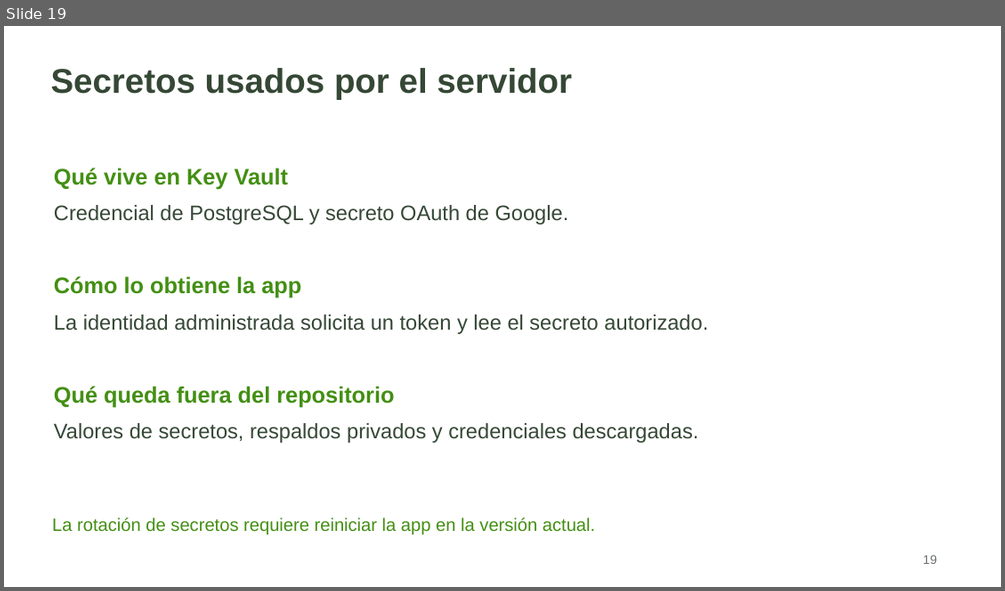
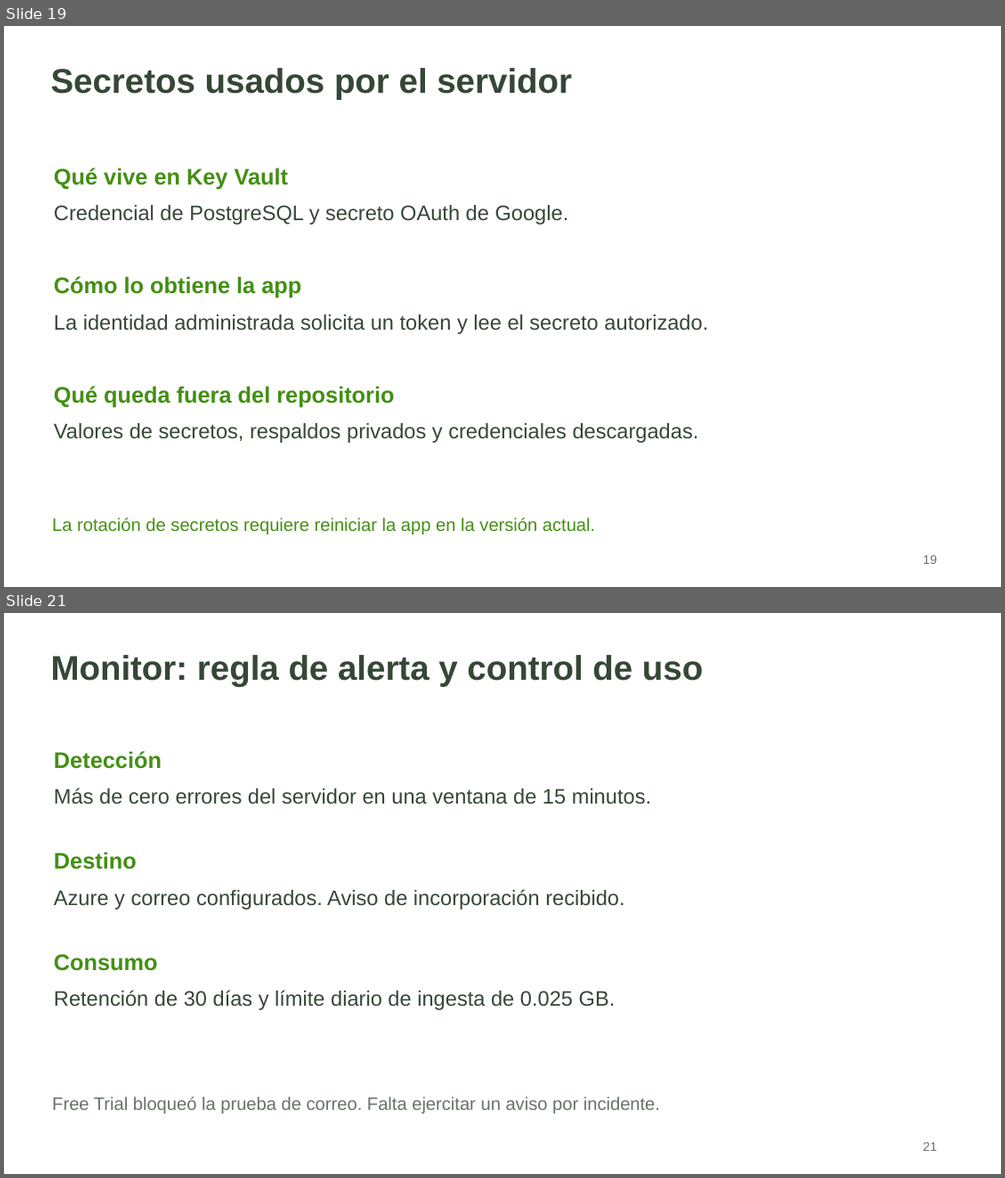
Before and after one commit to lizardoenm12/semilla-cloud, a slide deck: docs/presentaciones/Asistente_Negocios_Arquitectura_y_Defensa.pptx. Shown one above the other, each under a label of ours: slide 19 before the commit, slides 19 and 21 after it; the slides between them are not shown. The pictures are 1005x591 and 1005x1178 pixels, drawn with LibreOffice and Linux fonts; fonts in the diff are those of the drawing. Boxes give left, top, right and bottom in pixels: in the first picture for what was removed or moved away, otherwise in the second. Text is boxed around its words. In the diff, an @@ line names an element or a change of style, - is before the commit and + after.

```diff
--- a/docs/presentaciones/Asistente_Negocios_Arquitectura_y_Defensa.pptx
+++ b/docs/presentaciones/Asistente_Negocios_Arquitectura_y_Defensa.pptx
@@ slide 21 added at (4,613,1001,1174), background #FFFFFF @@
@@ text added at (51,655,703,686), 33 pt, text #354735, bold @@
+Monitor: regla de alerta y control de uso
@@ text added at (54,751,162,769), 21.8 pt, text #438F13, bold @@
+Detección
@@ text added at (54,787,651,804), 20.2 pt, text #354735 @@
+Más de cero errores del servidor en una ventana de 15 minutos.
@@ text added at (54,852,137,869), 21.8 pt, text #438F13, bold @@
+Destino
@@ text added at (54,889,624,909), 20.2 pt, text #354735 @@
+Azure y correo configurados. Aviso de incorporación recibido.
@@ text added at (54,954,158,971), 21.8 pt, text #438F13, bold @@
+Consumo
@@ text added at (54,989,615,1010), 20.2 pt, text #354735 @@
+Retención de 30 días y límite diario de ingesta de 0.025 GB.
@@ text added at (52,1096,660,1113), 17.2 pt, text #687268 @@
+Free Trial bloqueó la prueba de correo. Falta ejercitar un aviso por incidente.
@@ text added at (922,1142,937,1151), 12 pt, text #687268 @@
+21
```
Also in this commit, not shown: 11 slides changed, 3 other slides added, 2 slides removed, 19 other files.
